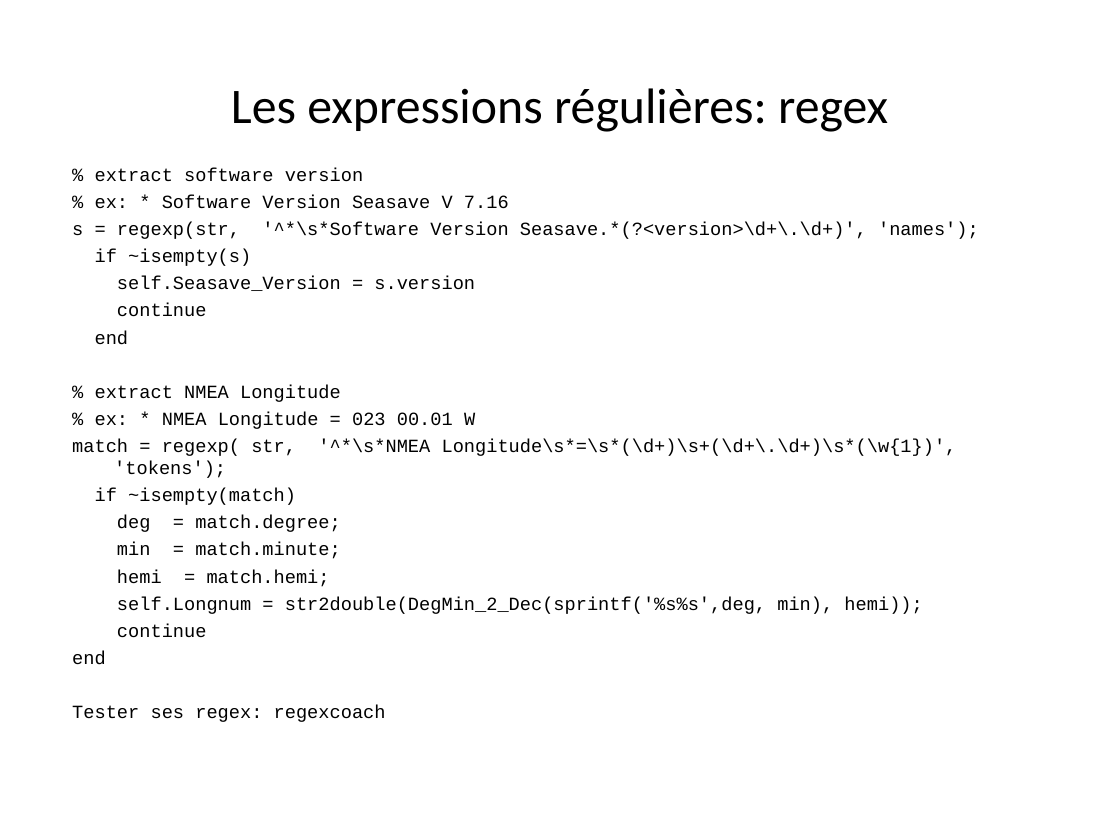
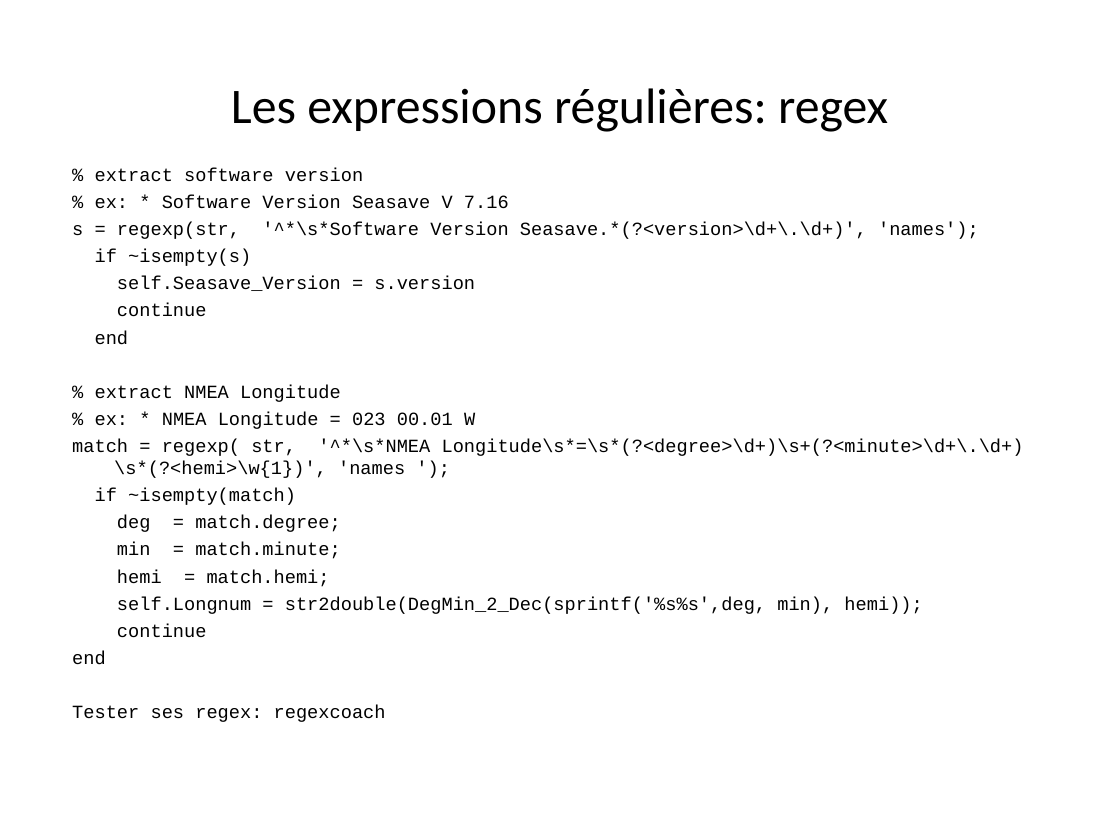
Before and after one commit to jgrelet/course-object-programing-with-Matlab, a slide deck: slide 24 of Introduction à la programmation objet avec Matlab.ppt (slide 23 before the commit). Drawn at 1120x840 pixels with LibreOffice and Linux fonts; fonts in the diff are those of the drawing. Boxes give left, top, right and bottom in pixels: in the first picture for what was removed or moved away, otherwise in the second. Text is boxed around its words. In the diff, an @@ line names an element or a change of style, - is before the commit and + after.

```diff
--- a/Introduction à la programmation objet avec Matlab.ppt
+++ b/Introduction à la programmation objet avec Matlab.ppt
@@ text at <box>72,439,1024,478</box>: text changed @@
-match = regexp( str, '^*\s*NMEA Longitude\s*=\s*(\d+)\s+(\d+\.\d+)\s*(\w{1})', 'tokens');
+match = regexp( str, '^*\s*NMEA Longitude\s*=\s*(?<degree>\d+)\s+(?<minute>\d+\.\d+)\s*(?<hemi>\w{1})', 'names ');
```
Also in this commit, not shown: 5 other slides changed, 3 slides added, 1 other file.
